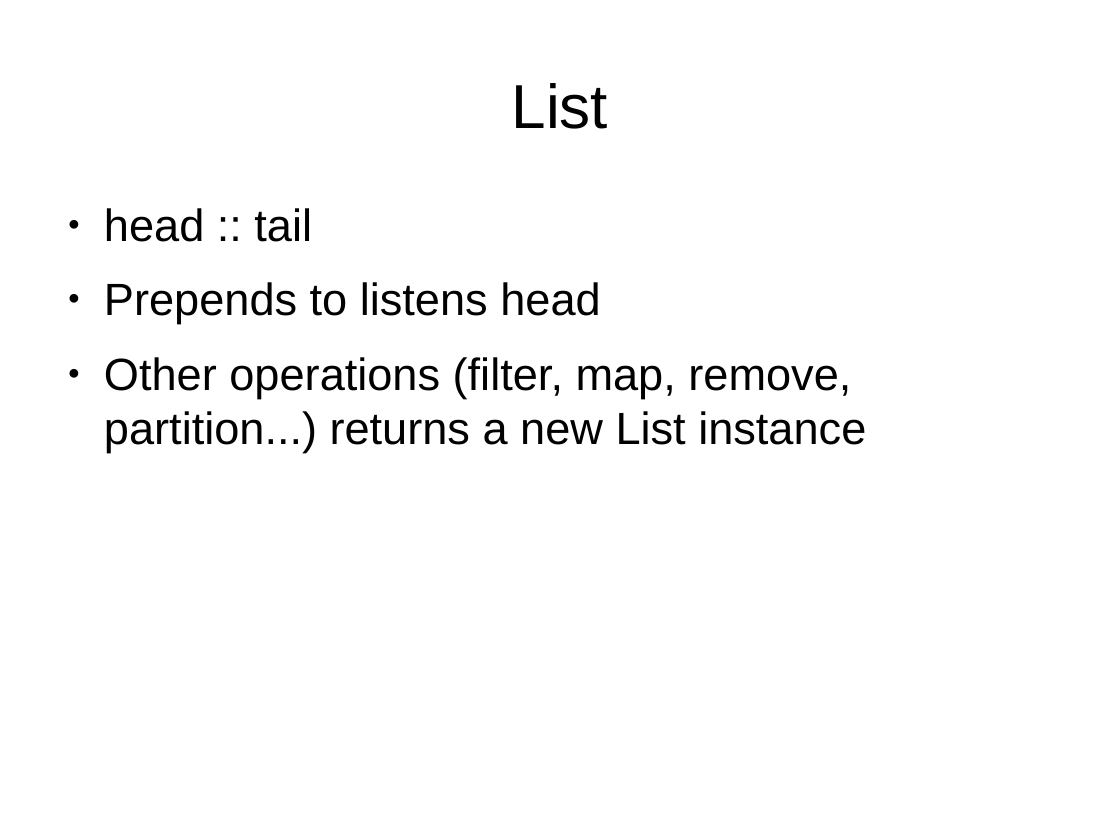
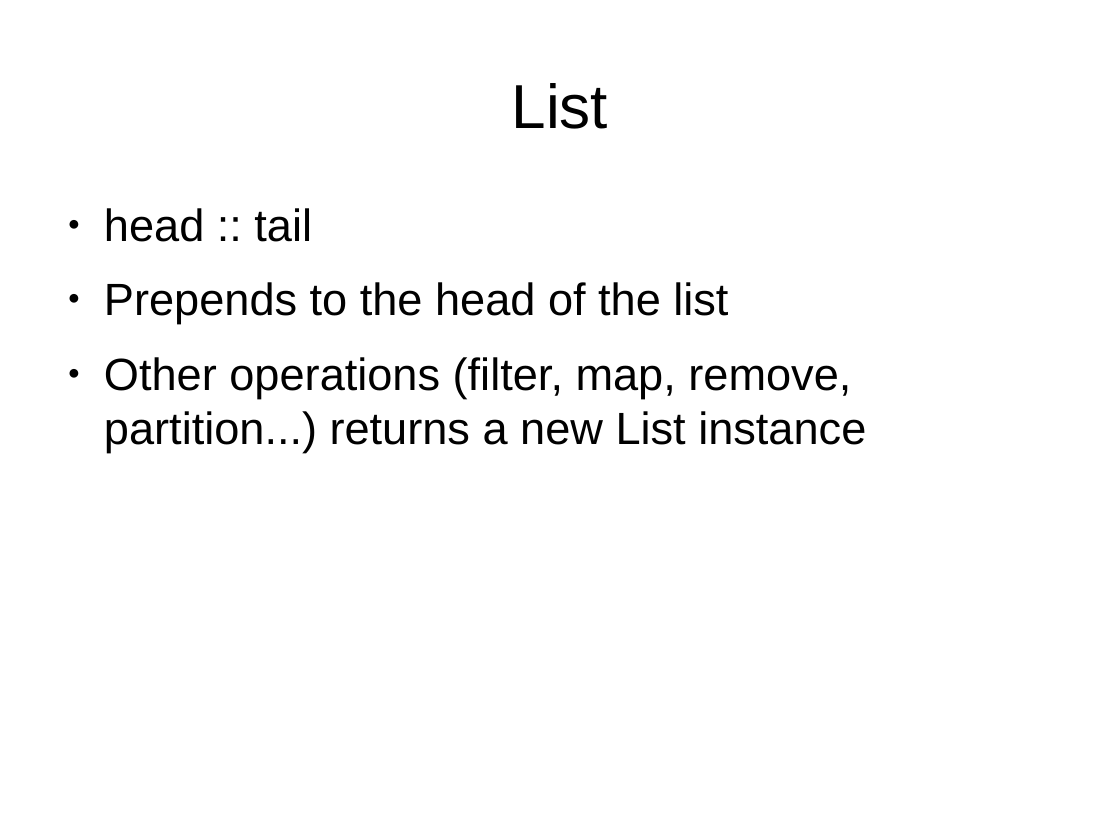
Before and after one commit to javaBin/scala-training-slides, a slide deck: slide 5 of 1.7 - functional_programming.odp. Drawn at 1120x840 pixels with LibreOffice and Linux fonts; fonts in the diff are those of the drawing; background and template pictures are left out. Boxes give left, top, right and bottom in pixels: in the first picture for what was removed or moved away, otherwise in the second. Text is boxed around its words. In the diff, an @@ line names an element or a change of style, - is before the commit and + after.

```diff
--- a/1.7 - functional_programming.odp
+++ b/1.7 - functional_programming.odp
@@ text at [104,282,728,324]: text changed @@
-● Prepends to listens head
+● Prepends to the head of the list
```
Also in this commit, not shown: 3 other slides changed, 7 other files.
